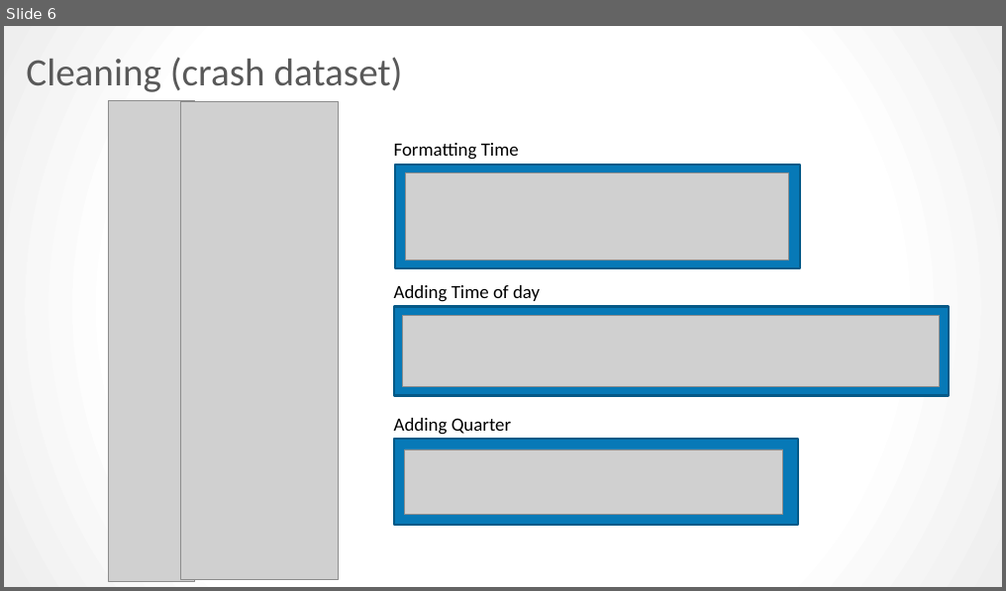
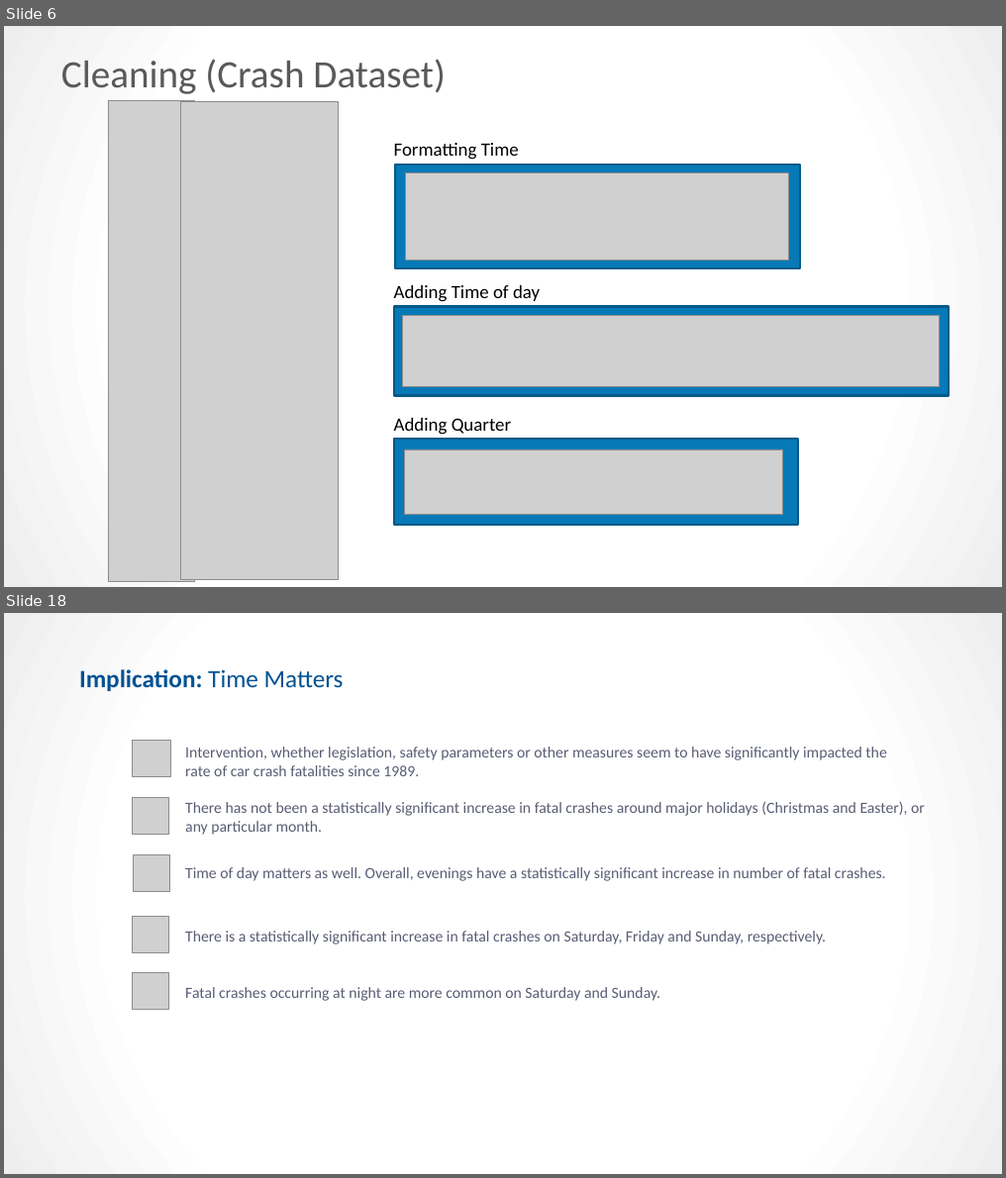
Before and after one commit to kpellas/Project_1, a slide deck: Project Presentation.pptx. Shown one above the other, each under a label of ours: slide 6 before the commit, slides 6 and 18 after it; the slides between them are not shown. The pictures are 1006x591 and 1006x1178 pixels, drawn with LibreOffice and Linux fonts; fonts in the diff are those of the drawing; grey boxes stand for pictures. Boxes give left, top, right and bottom in pixels: in the first picture for what was removed or moved away, otherwise in the second. Text is boxed around its words. In the diff, an @@ line names an element or a change of style, - is before the commit and + after.

```diff
--- a/Project Presentation.pptx
+++ b/Project Presentation.pptx
@@ slide 18 added at (4, 613, 1002, 1174), background gradient #FFFFFF to #EEEEEE @@
@@ text added at (79, 669, 344, 691), 24 pt, text #005292, bold @@
+Implication: Time Matters
@@ picture added at (132, 741, 171, 777) @@
@@ text added at (185, 747, 886, 776), 15 pt, text #595D74 @@
+Intervention, whether legislation, safety parameters or other measures seem to have significantly impacted the rate of car crash fatalities since 1989.
@@ picture added at (132, 798, 168, 835) @@
@@ text added at (185, 801, 925, 835), 15 pt, text #595D74 @@
+There has not been a statistically significant increase in fatal crashes around major holidays (Christmas and Easter), or any particular month.
@@ picture added at (133, 856, 169, 892) @@
@@ text added at (185, 867, 886, 881), 15 pt, text #595D74 @@
+Time of day matters as well. Overall, evenings have a statistically significant increase in number of fatal crashes.
@@ picture added at (132, 916, 168, 953) @@
@@ text added at (185, 931, 826, 945), 15 pt, text #595D74 @@
+There is a statistically significant increase in fatal crashes on Saturday, Friday and Sunday, respectively.
@@ picture added at (132, 973, 168, 1010) @@
@@ text added at (185, 987, 660, 1001), 15 pt, text #595D74 @@
+Fatal crashes occurring at night are more common on Saturday and Sunday.
@@ slide 6 changed as well @@
@@ title at (61, 59, 445, 94): text changed @@
-Cleaning (crash dataset)
+Cleaning (Crash Dataset)
```
Also in this commit, not shown: 4 other slides changed, 22 other slides added, 9 slides removed.
